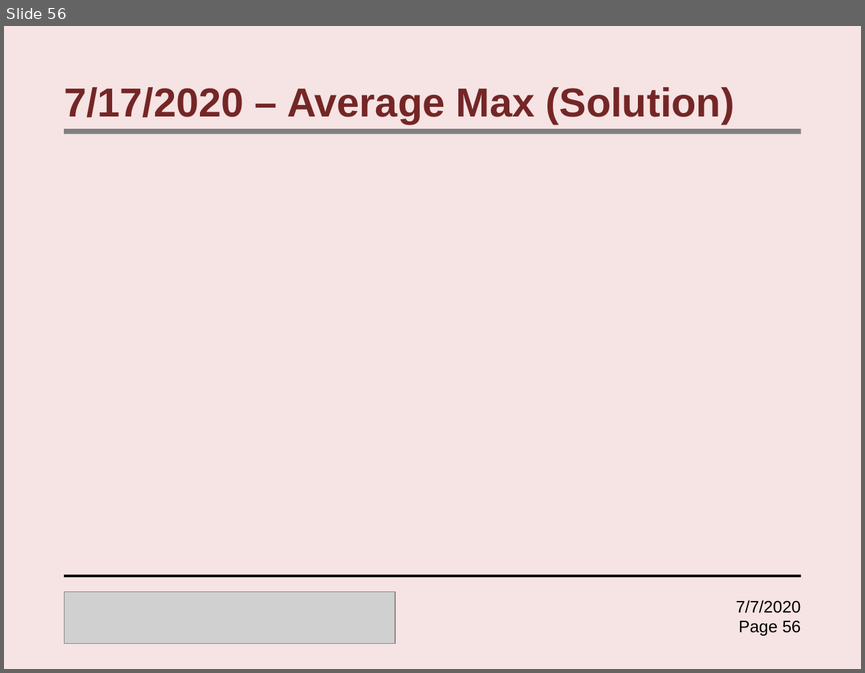
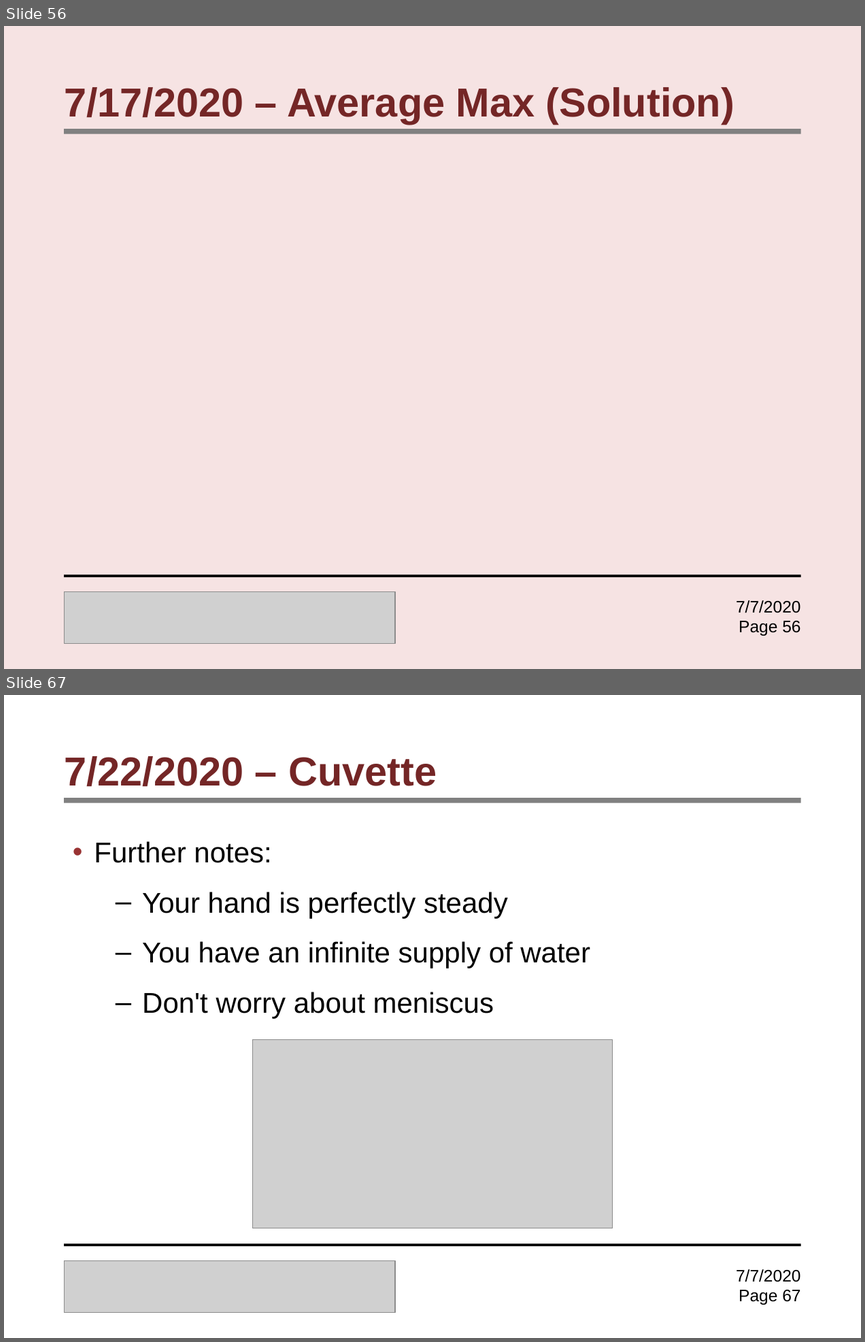
Before and after one commit to Samyak-code/Instructorfiles, a slide deck: lectures/extra/RacecarRiddles.pptx. Shown one above the other, each under a label of ours: slide 56 before the commit, slides 56 and 67 after it; the slides between them are not shown. The pictures are 865x673 and 865x1342 pixels, drawn with LibreOffice and Linux fonts; fonts in the diff are those of the drawing; grey boxes stand for pictures. Boxes give left, top, right and bottom in pixels: in the first picture for what was removed or moved away, otherwise in the second. Text is boxed around its words. In the diff, an @@ line names an element or a change of style, - is before the commit and + after.

```diff
--- a/lectures/extra/RacecarRiddles.pptx
+++ b/lectures/extra/RacecarRiddles.pptx
@@ slide 67 added at bbox=[4, 695, 861, 1338], background #FFFFFF @@
@@ title added at bbox=[64, 756, 436, 787], 34 pt, text #742626, bold @@
+7/22/2020 – Cuvette
@@ rectangle added at bbox=[64, 798, 801, 803], fill #808080 @@
@@ text added at bbox=[94, 841, 590, 1018], 24 pt, text #000000 @@
+• Further notes:
+  – Your hand is perfectly steady
+  – You have an infinite supply of water
+  – Don't worry about meniscus
@@ picture added at bbox=[252, 1040, 613, 1228] @@
@@ rectangle added at bbox=[64, 1243, 801, 1246], fill #000000 @@
@@ picture added at bbox=[64, 1261, 395, 1312] @@
@@ text added at bbox=[736, 1269, 800, 1304], 14 pt, text #000000 @@
+7/7/2020
+Page 67
```
Also in this commit, not shown: 51 other slides added.
